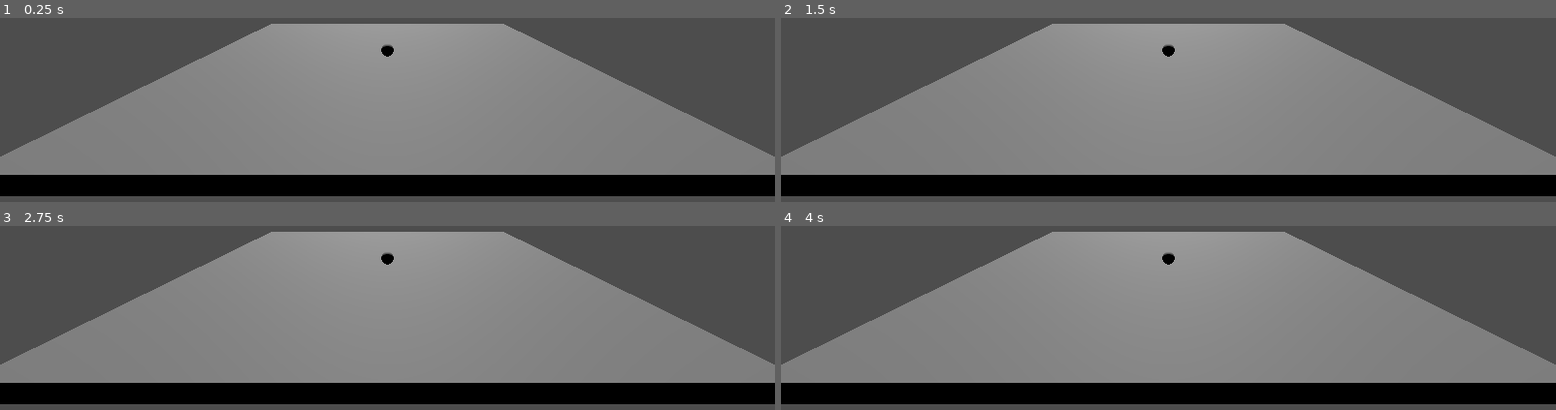
Above: before the commit, frames 1-4 (two rows, left to right).
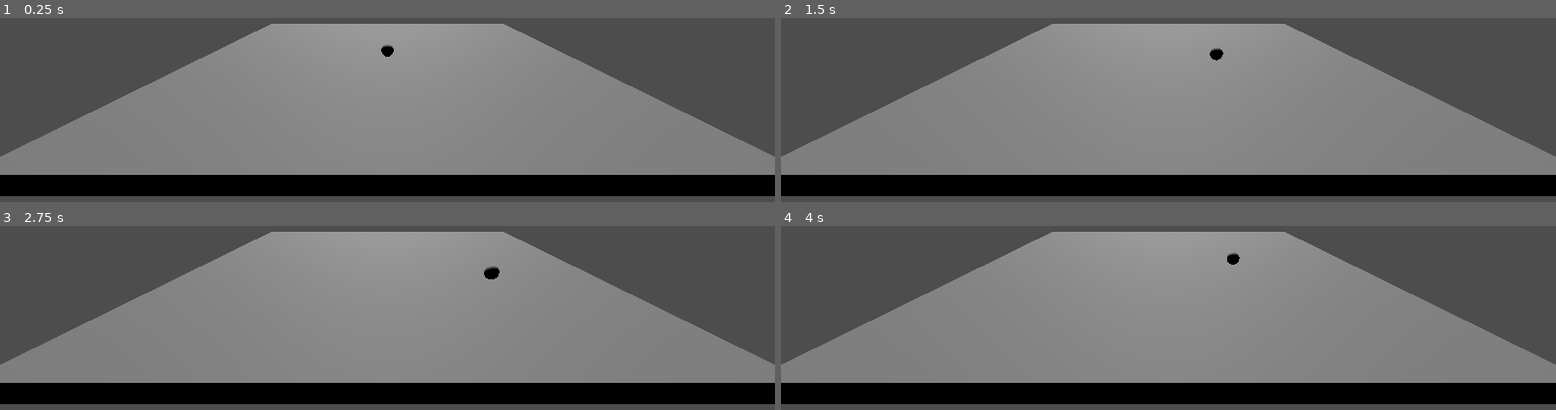
Above: after the commit, the same moments.

Repository: just-vy/Project2_Godot
Game: Godot game, scene res://level.tscn
Same seed, same stepped clock (60 frames per second), same inputs: the game is played once before the commit and once after it. The project has no main scene, so this scene is started directly.
Inputs:
- Up to frame 1 (0.25 s): no input
- Up to frame 2 (1.5 s): tap Enter (ui_accept) at 0.5, 0.6, 0.77, 1.07, 1.35 s; hold Right (ui_right) 0.53-1.28 s; hold Down (ui_down) from 1.28 s (still down)
- Up to frame 3 (2.75 s): tap Enter (ui_accept) at 1.52, 1.82, 2.1 s; release Down (ui_down) at 2.03 s; hold Right (ui_right) from 2.03 s (still down)
- Up to frame 4 (4 s): release Right (ui_right) at 2.78 s; hold Up (ui_up) 2.78-3.53 s; tap Enter (ui_accept) at 2.85, 3.02, 3.32, 3.6, 3.77 s; hold Left (ui_left) from 3.53 s (still down)

The runs differ from the first frame. In frame 1, less than 0.1% of the frame differs, in the area x 49-51%, y 15-22%; in frame 2, 0.2%; in frame 3, 0.2%, in the area x 49-65%, y 14-29%; in frame 4, 0.2%.

Commit message:
commit-2: Added Character Movements
just-vy

Diff:
--- /dev/null
+++ b/jack.gd
@@ -0,0 +1,31 @@
+extends CharacterBody3D
+
+
+const SPEED = 5.0
+const JUMP_VELOCITY = 4.5
+
+# Get the gravity from the project settings to be synced with RigidBody nodes.
+var gravity = ProjectSettings.get_setting("physics/3d/default_gravity")
+
+
+func _physics_process(delta):
+	# Add the gravity.
+	if not is_on_floor():
+		velocity.y -= gravity * delta
+
+	# Handle Jump.
+#	if Input.is_action_just_pressed("ui_accept") and is_on_floor():
+#		velocity.y = JUMP_VELOCITY
+
+	# Get the input direction and handle the movement/deceleration.
+	# As good practice, you should replace UI actions with custom gameplay actions.
+	var input_dir = Input.get_vector("ui_left", "ui_right", "ui_up", "ui_down")
+	var direction = (transform.basis * Vector3(input_dir.x, 0, input_dir.y)).normalized()
+	if direction:
+		velocity.x = direction.x * SPEED
+		velocity.z = direction.z * SPEED
+	else:
+		velocity.x = move_toward(velocity.x, 0, SPEED)
+		velocity.z = move_toward(velocity.z, 0, SPEED)
+
+	move_and_slide()
--- a/level.tscn
+++ b/level.tscn
@@ -1,6 +1,7 @@
-[gd_scene load_steps=4 format=3 uid="uid://c5l2j4lqnuydy"]
+[gd_scene load_steps=5 format=3 uid="uid://c5l2j4lqnuydy"]
 
 [ext_resource type="PackedScene" uid="uid://x8g05uw5ysp3" path="res://jack.tscn" id="1_2m2p3"]
+[ext_resource type="Script" path="res://jack.gd" id="2_2k148"]
 
 [sub_resource type="BoxShape3D" id="BoxShape3D_ewqri"]
 size = Vector3(30, 1, 30)
@@ -28,3 +29,4 @@
 
 [node name="Jack" parent="." instance=ExtResource("1_2m2p3")]
 transform = Transform3D(1, 0, 0, 0, 1, 0, 0, 0, 1, 0, 0.512161, 0)
+script = ExtResource("2_2k148")
